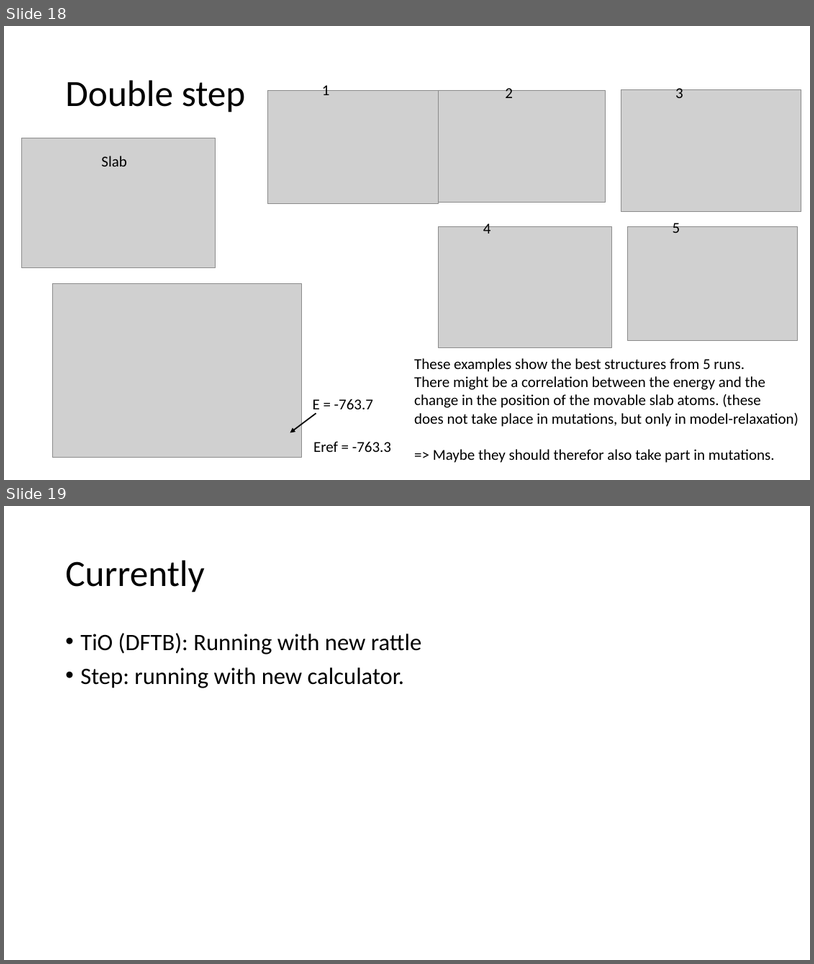
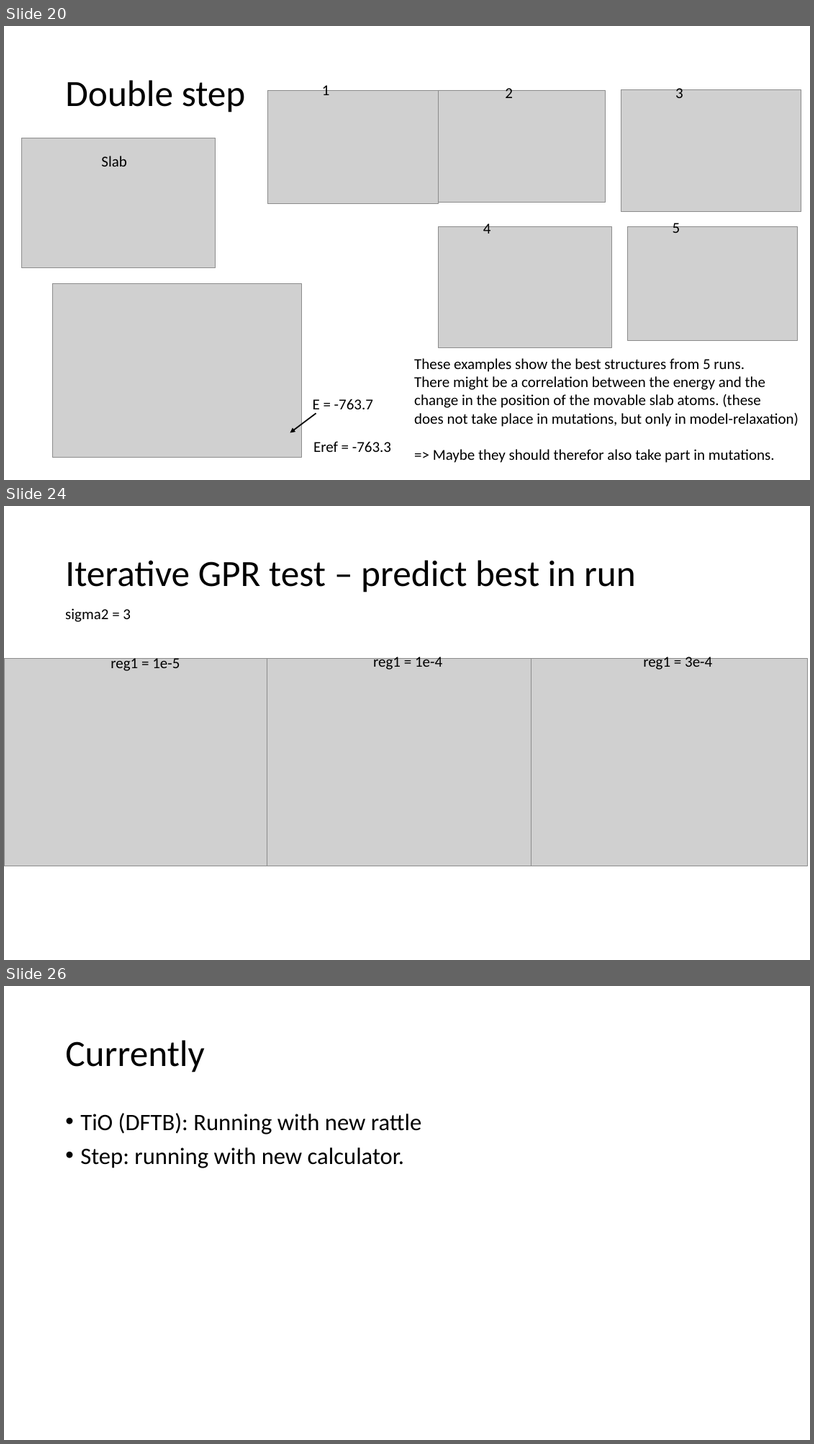
Before and after one commit to MaltheBisbo/learningForces, a slide deck: progress.pptx. Shown one above the other, each under a label of ours: slides 18 and 19 before the commit, slides 20, 24 and 26 after it; the slides between them are not shown. The pictures are 814x964 and 814x1444 pixels, drawn with LibreOffice and Linux fonts; fonts in the diff are those of the drawing; grey boxes stand for pictures. Boxes give left, top, right and bottom in pixels: in the first picture for what was removed or moved away, otherwise in the second. Text is boxed around its words. In the diff, an @@ line names an element or a change of style, - is before the commit and + after.

```diff
--- a/progress.pptx
+++ b/progress.pptx
@@ slide 24 added at (x1=4, y1=506, x2=810, y2=960), background #FFFFFF @@
@@ title added at (x1=65, y1=560, x2=636, y2=592), 44 pt, text #000000 @@
+Iterative GPR test – predict best in run
@@ text added at (x1=65, y1=608, x2=131, y2=622), 18 pt, text #000000 @@
+sigma2 = 3
@@ text added at (x1=111, y1=655, x2=180, y2=671), 18 pt, text #000000 @@
+reg1 = 1e-5
@@ text added at (x1=373, y1=654, x2=442, y2=669), 18 pt, text #000000 @@
+reg1 = 1e-4
@@ text added at (x1=643, y1=654, x2=712, y2=669), 18 pt, text #000000 @@
+reg1 = 3e-4
@@ picture added at (x1=4, y1=659, x2=280, y2=866) @@
@@ picture added at (x1=267, y1=659, x2=543, y2=866) @@
@@ picture added at (x1=532, y1=659, x2=808, y2=866) @@
@@ what was slide 18 is now slide 20 @@
@@ what was slide 19 is now slide 26 @@
```
Also in this commit, not shown: 1 slide changed, 6 other slides added.
